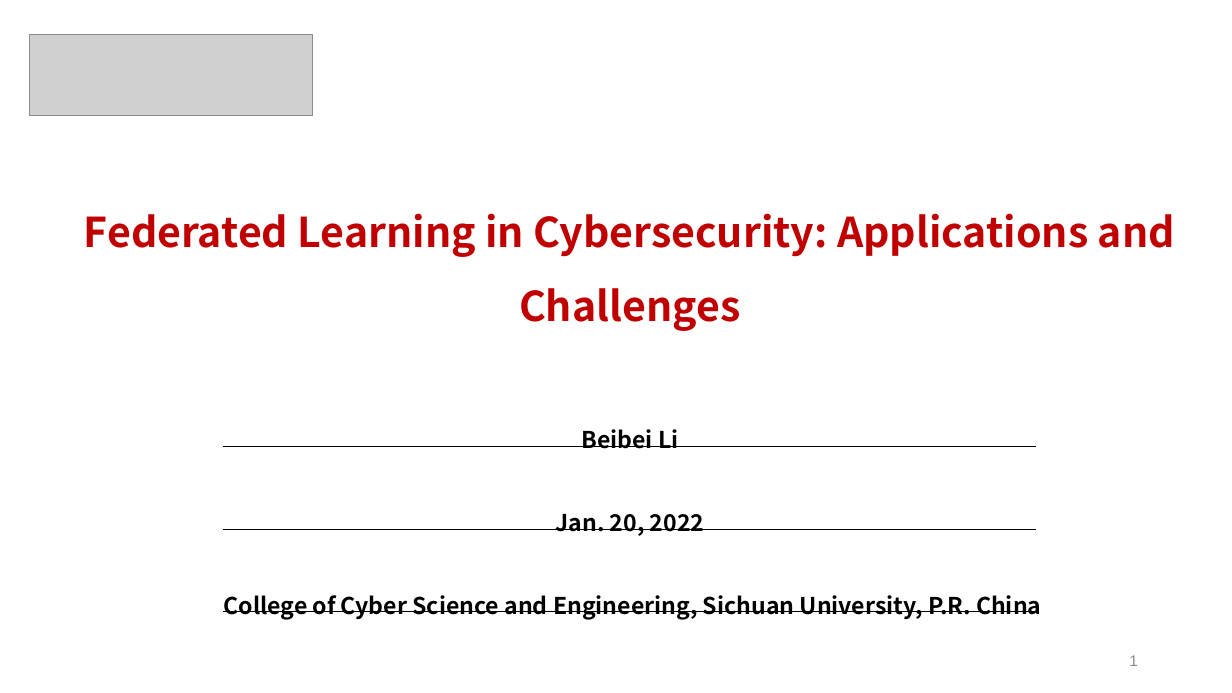
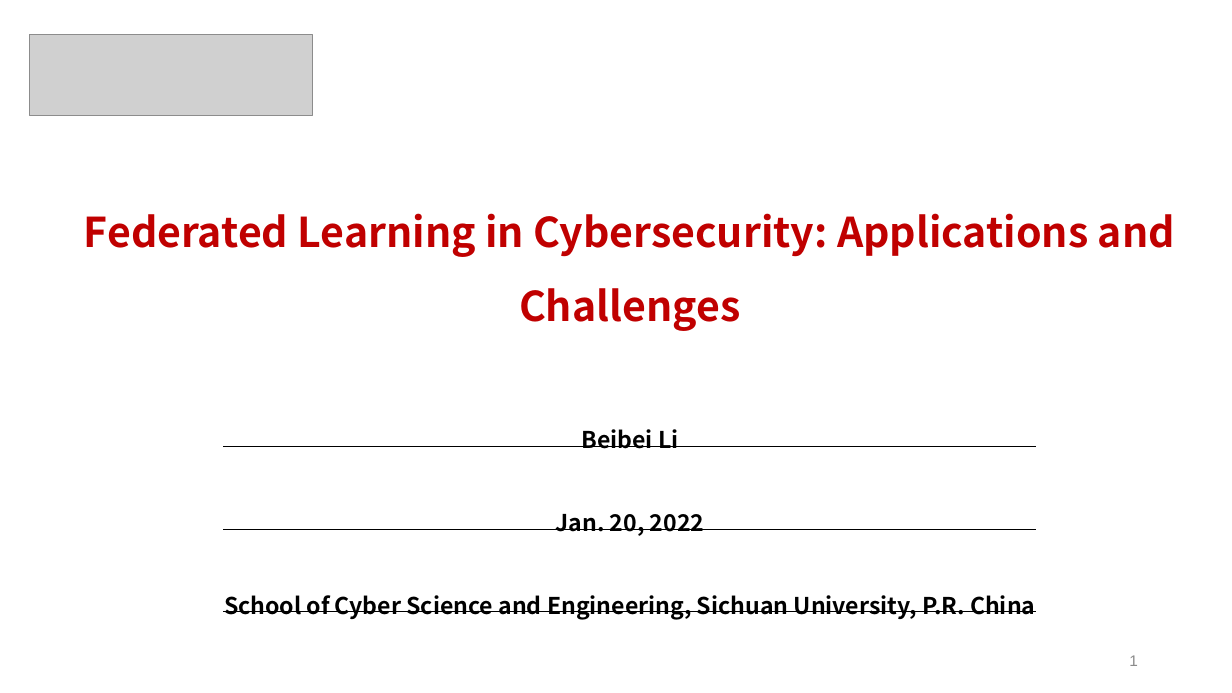
Before and after one commit to WhileBug/FLPhish, a slide deck: slide 1 of PPT/SecFL-Beibei Li.pptx. Drawn at 1232x693 pixels with LibreOffice and Linux fonts; fonts in the diff are those of the drawing; grey boxes stand for pictures. Boxes give left, top, right and bottom in pixels: in the first picture for what was removed or moved away, otherwise in the second. Text is boxed around its words. In the diff, an @@ line names an element or a change of style, - is before the commit and + after.

```diff
--- a/PPT/SecFL-Beibei Li.pptx
+++ b/PPT/SecFL-Beibei Li.pptx
@@ text at (x1=224, y1=595, x2=1035, y2=620): text changed @@
-College of Cyber Science and Engineering, Sichuan University, P.R. China
+School of Cyber Science and Engineering, Sichuan University, P.R. China
```
Also in this commit, not shown: 11 other slides changed, 10 slides added, 2 slides removed, 16 other files.
